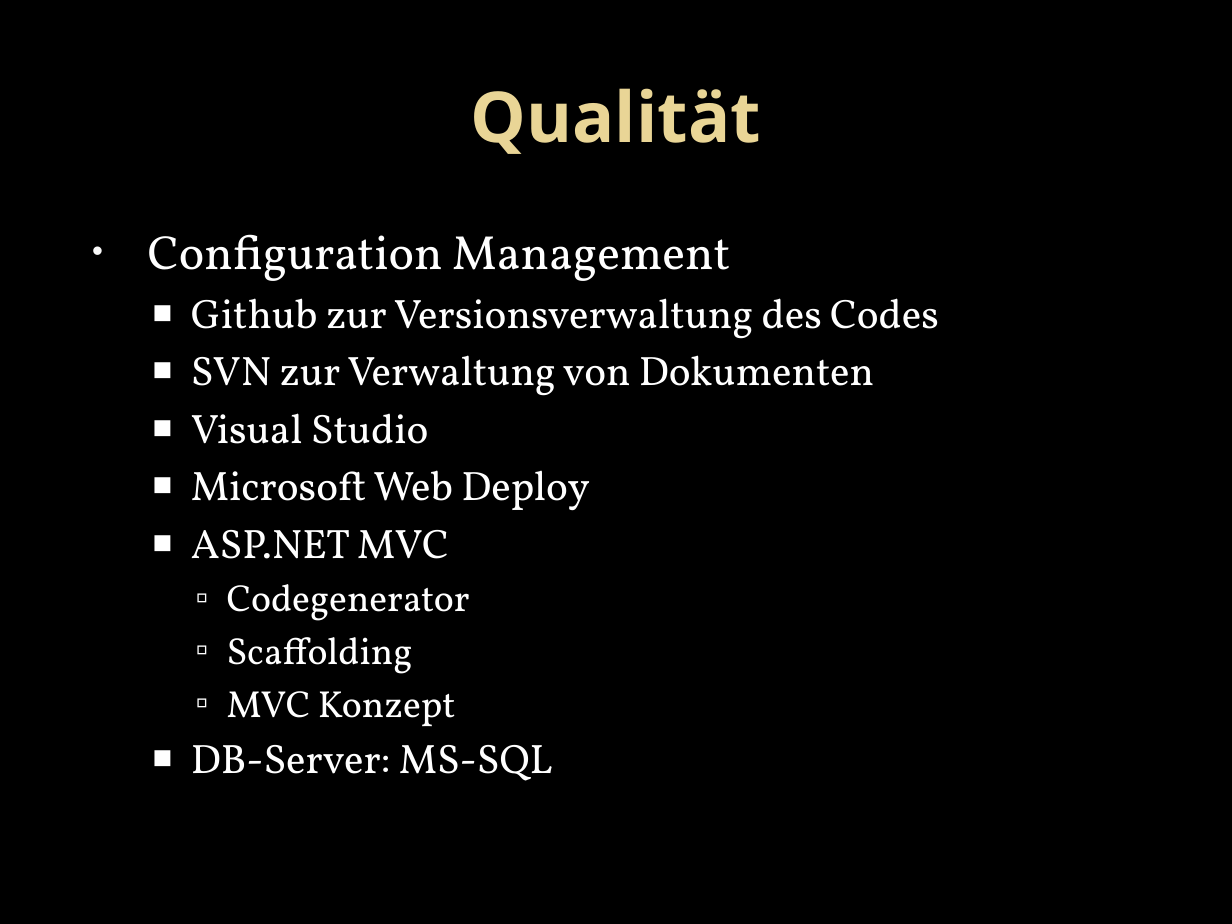
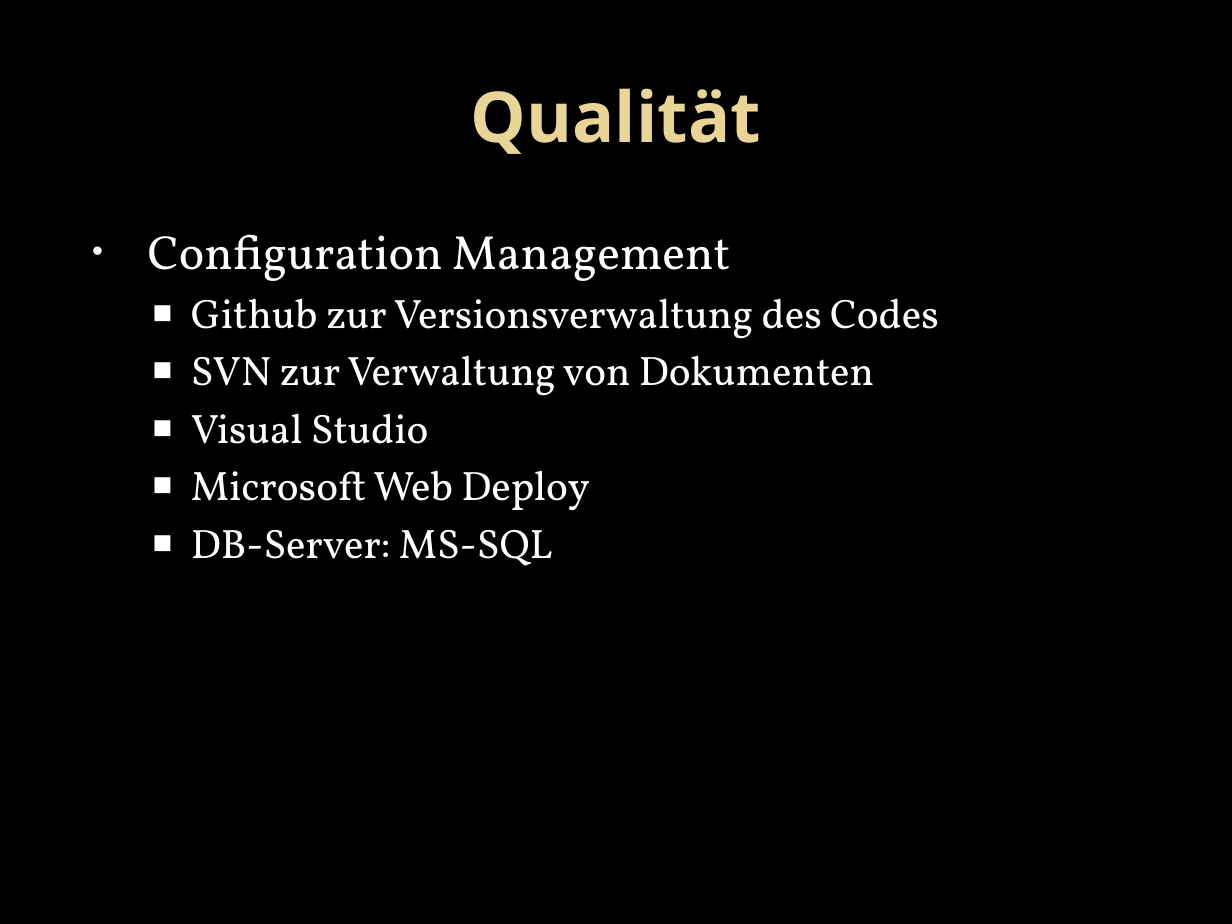
Before and after one commit to twerner93/OnLib_Documents, a slide deck: slide 15 of Final Project Handin/Final Presentation/Online-Library.pptx. Drawn at 1232x924 pixels with LibreOffice and Linux fonts; fonts in the diff are those of the drawing; background and template pictures are left out. Boxes give left, top, right and bottom in pixels: in the first picture for what was removed or moved away, otherwise in the second. Text is boxed around its words. In the diff, an @@ line names an element or a change of style, - is before the commit and + after.

```diff
--- a/Final Project Handin/Final Presentation/Online-Library.pptx
+++ b/Final Project Handin/Final Presentation/Online-Library.pptx
@@ text at (191,530,470,727): paragraphs removed @@
-  ■ ASP.NET MVC
-    ▫ Codegenerator
-    ▫ Scaffolding
-    ▫ MVC Konzept
```
Also in this commit, not shown: 1 slide added.
